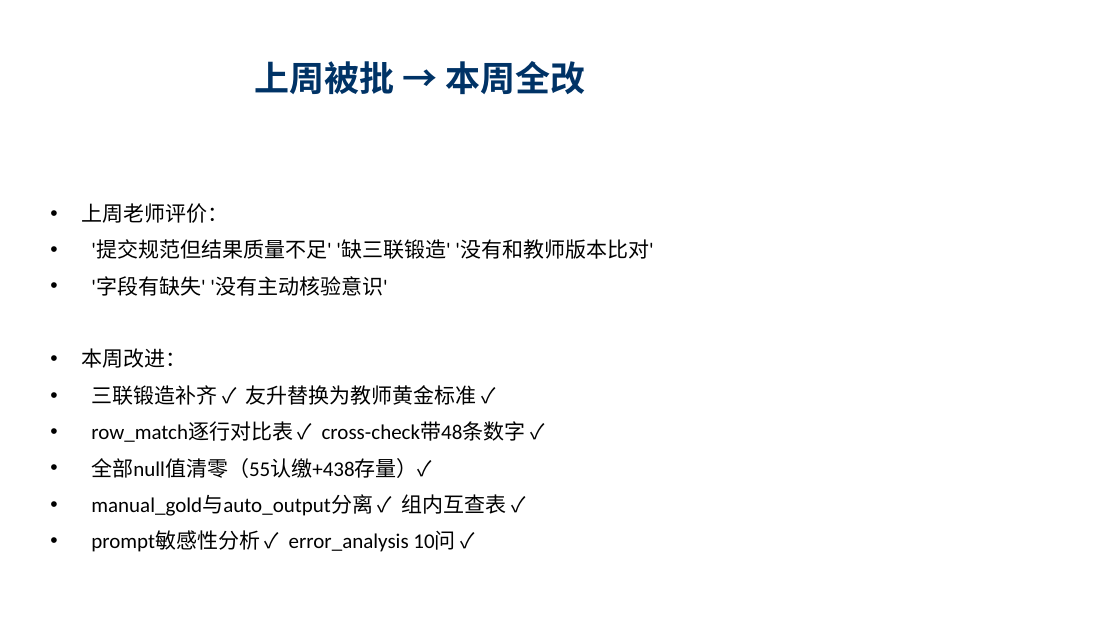
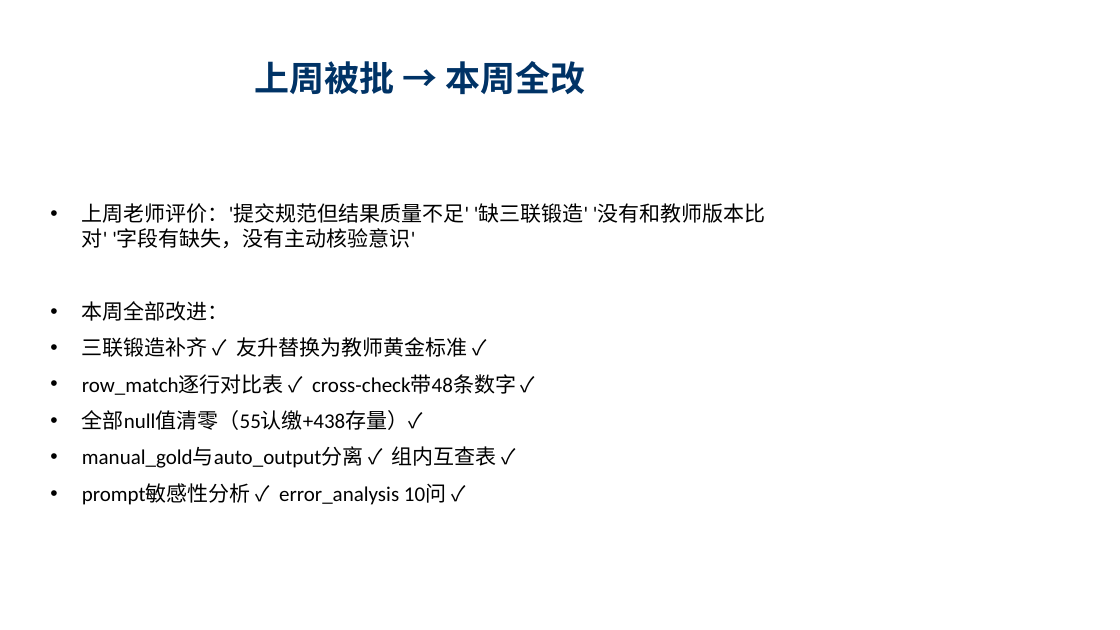
Before and after one commit to flyxx-pro/team-star, a slide deck: slide 9 of presentation/Week3_汇报_刘宇轩_苏宇垚.pptx (slide 8 before the commit). Drawn at 1120x630 pixels with LibreOffice and Linux fonts; fonts in the diff are those of the drawing. Boxes give left, top, right and bottom in pixels: in the first picture for what was removed or moved away, otherwise in the second. Text is boxed around its words. In the diff, an @@ line names an element or a change of style, - is before the commit and + after.

```diff
--- a/presentation/Week3_汇报_刘宇轩_苏宇垚.pptx
+++ b/presentation/Week3_汇报_刘宇轩_苏宇垚.pptx
@@ text at bbox=[82, 203, 766, 321]: text changed @@
-• 上周老师评价：
-• '提交规范但结果质量不足' '缺三联锻造' '没有和教师版本比对'
-• '字段有缺失' '没有主动核验意识'
-• 本周改进：
+• 上周老师评价：'提交规范但结果质量不足' '缺三联锻造' '没有和教师版本比对' '字段有缺失，没有主动核验意识'
+• 本周全部改进：
```
Also in this commit, not shown: 8 other slides changed, 1 slide added, 1 slide removed.
